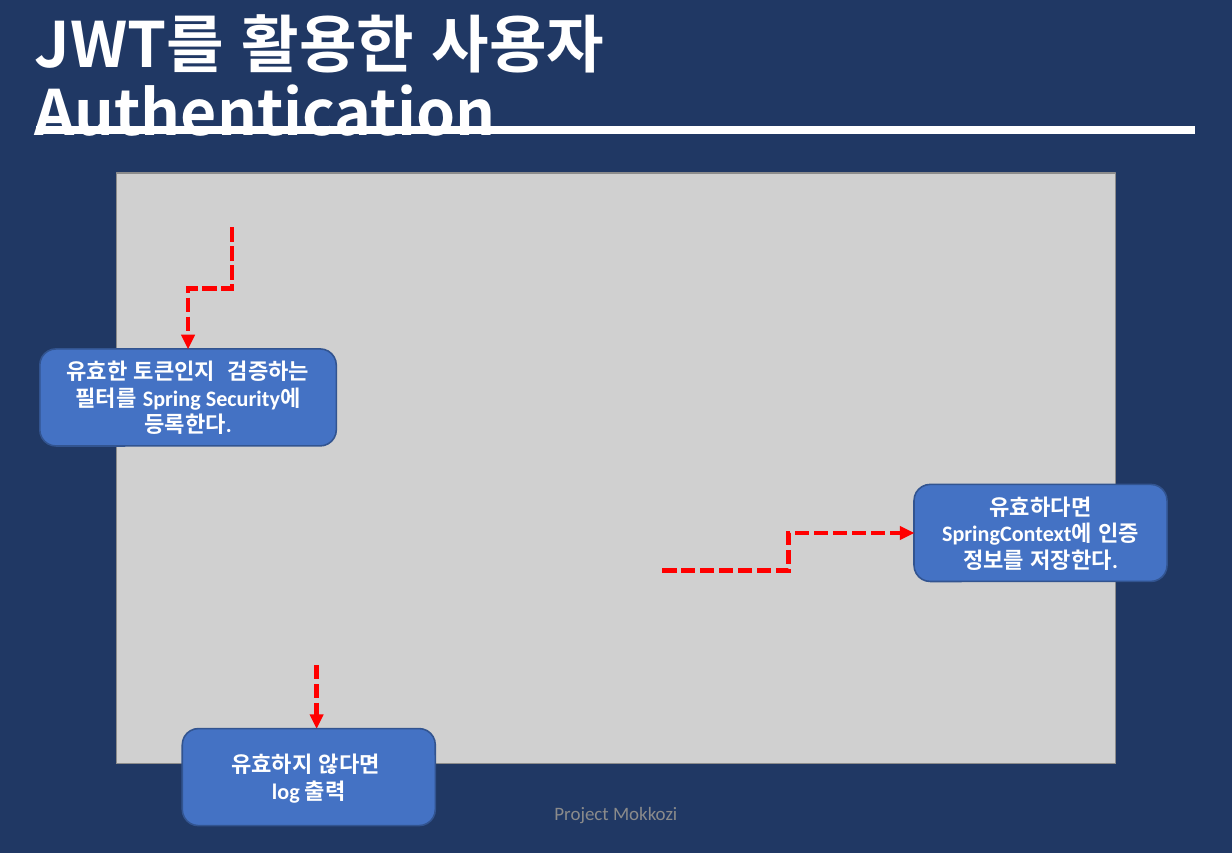
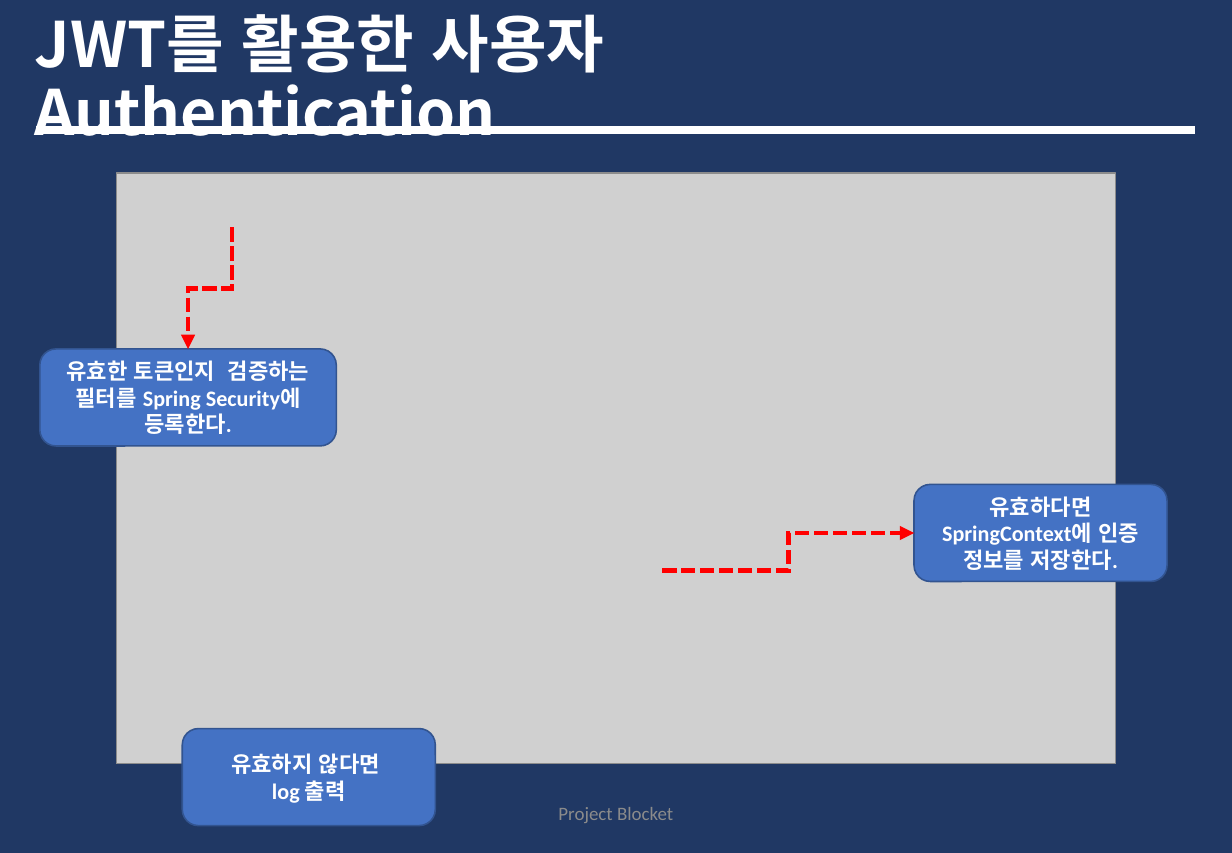
Before and after one commit to tofan0412/Algorithm, a slide deck: slide 12 of 취준/조웅현 포트폴리오.pptx (slide 11 before the commit). Drawn at 1232x853 pixels with LibreOffice and Linux fonts; fonts in the diff are those of the drawing; grey boxes stand for pictures. Boxes give left, top, right and bottom in pixels: in the first picture for what was removed or moved away, otherwise in the second. Text is boxed around its words. In the diff, an @@ line names an element or a change of style, - is before the commit and + after.

```diff
--- a/취준/조웅현 포트폴리오.pptx
+++ b/취준/조웅현 포트폴리오.pptx
@@ arrow removed from (316, 665) to (316, 729) @@
@@ text at (558, 807, 673, 823): text changed @@
-Project Mokkozi
+Project Blocket
```
Also in this commit, not shown: 13 other slides changed, 13 slides added.
